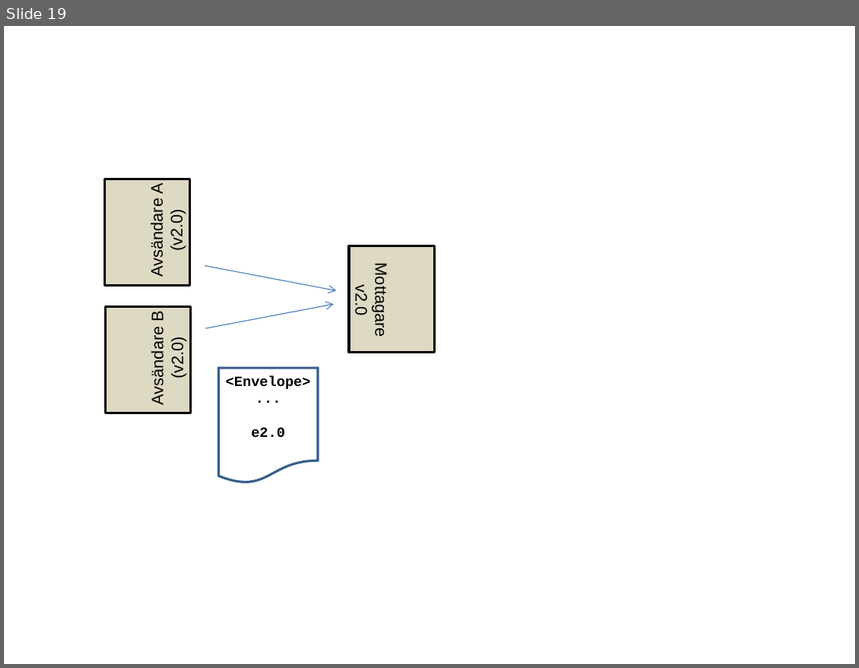
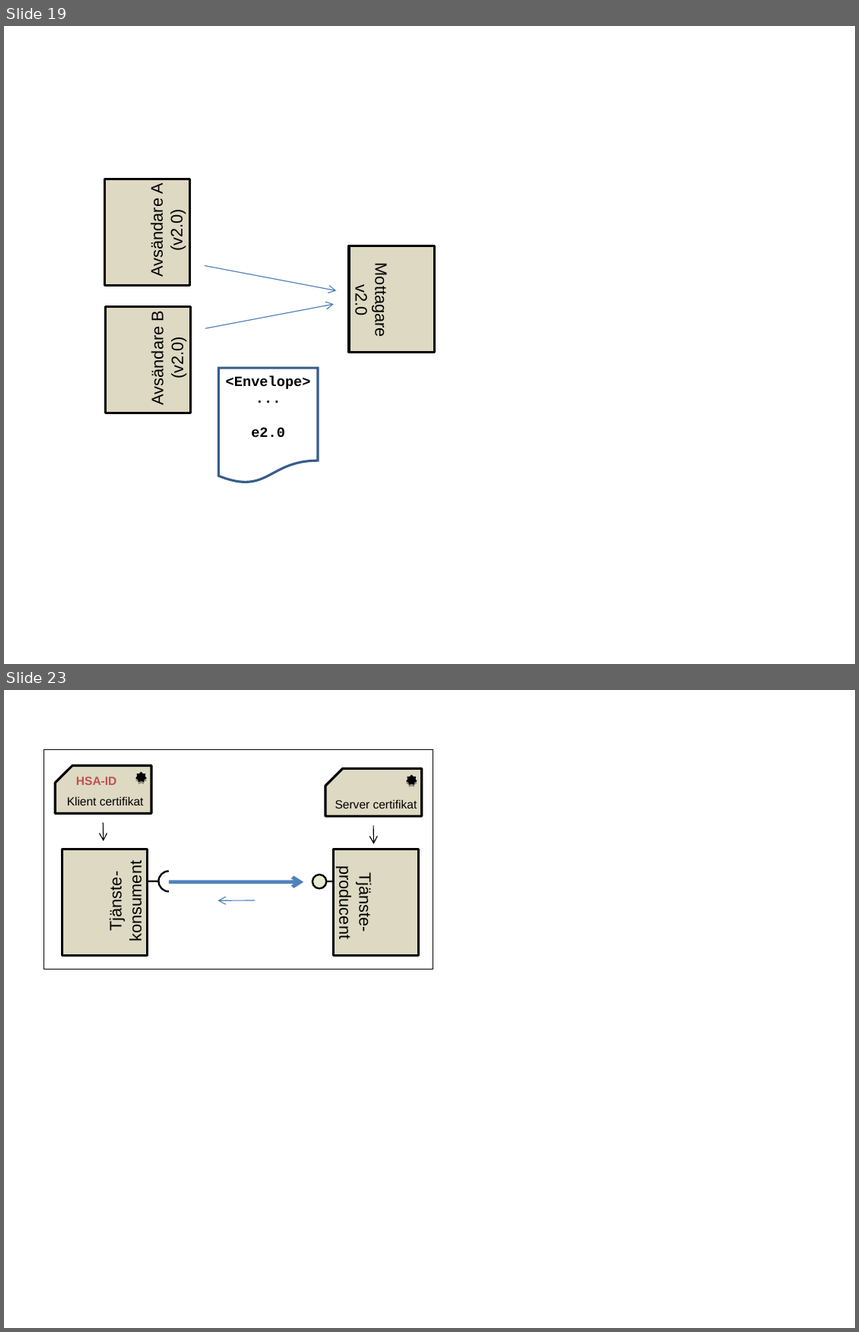
Before and after one commit to admstar/rivta, a slide deck: Profile/trunk/Documents/arbetsdokument/RIV-forvaltning, Illustrationer.ppt. Shown one above the other, each under a label of ours: slide 19 before the commit, slides 19 and 23 after it; the slides between them are not shown. The pictures are 859x668 and 859x1332 pixels, drawn with LibreOffice and Linux fonts; fonts in the diff are those of the drawing. Boxes give left, top, right and bottom in pixels: in the first picture for what was removed or moved away, otherwise in the second. Text is boxed around its words. In the diff, an @@ line names an element or a change of style, - is before the commit and + after.

```diff
--- a/Profile/trunk/Documents/arbetsdokument/RIV-forvaltning, Illustrationer.ppt
+++ b/Profile/trunk/Documents/arbetsdokument/RIV-forvaltning, Illustrationer.ppt
@@ slide 23 added at (x1=4, y1=690, x2=855, y2=1328), background #FFFFFF @@
@@ group added at (x1=44, y1=749, x2=433, y2=969): 6 freeform shapes, 5 texts, 4 arrows, 3 rectangles, 2 lines, 1 ellipse @@
+Tjänste-
+konsument
+Tjänste-
+producent
+Klient certifikat
+Server certifikat
+HSA-ID
```
Also in this commit, not shown: 4 slides changed, 6 other slides added.
